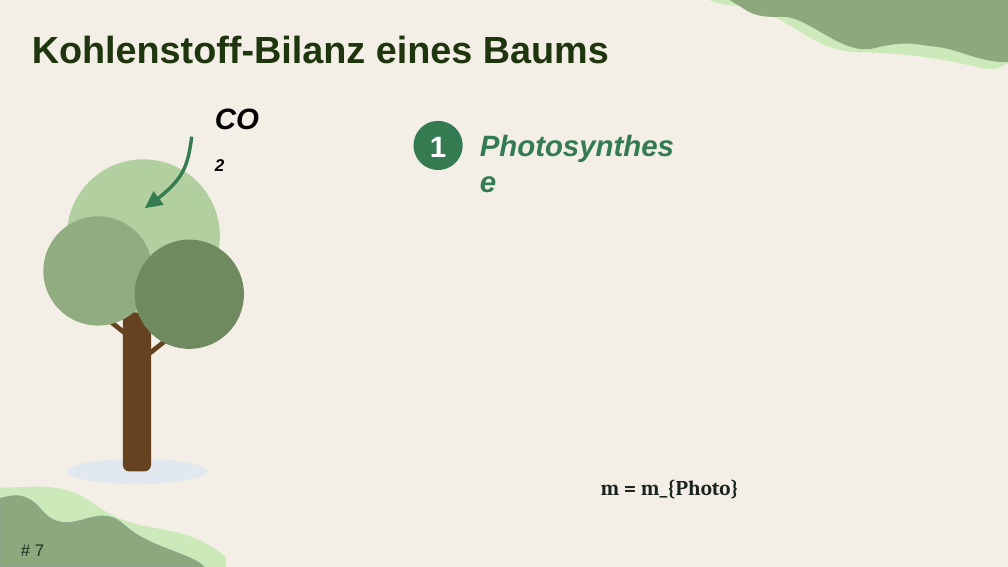
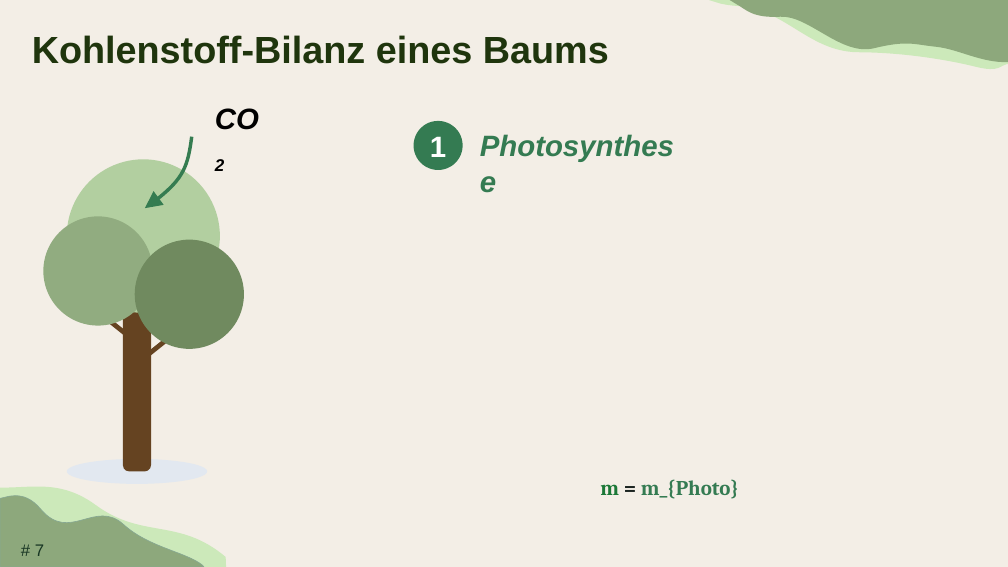
Before and after one commit to TimoDiepers/woodway, a slide deck: slide 7 of docs/slides/dissvortrag.pptx. Drawn at 1008x567 pixels with LibreOffice and Linux fonts; fonts in the diff are those of the drawing; background and template pictures are left out. Boxes give left, top, right and bottom in pixels: in the first picture for what was removed or moved away, otherwise in the second. Text is boxed around its words. In the diff, an @@ line names an element or a change of style, - is before the commit and + after.

```diff
--- a/docs/slides/dissvortrag.pptx
+++ b/docs/slides/dissvortrag.pptx
@@ text "m = m_{Photo}" at [600, 479, 739, 499]: text colour #1A2320 to #1B7837 in "m"; text colour #1A2320 to #347B52 in "m_{Photo}" @@
```
Also in this commit, not shown: 9 other slides changed, 1 slide added.
